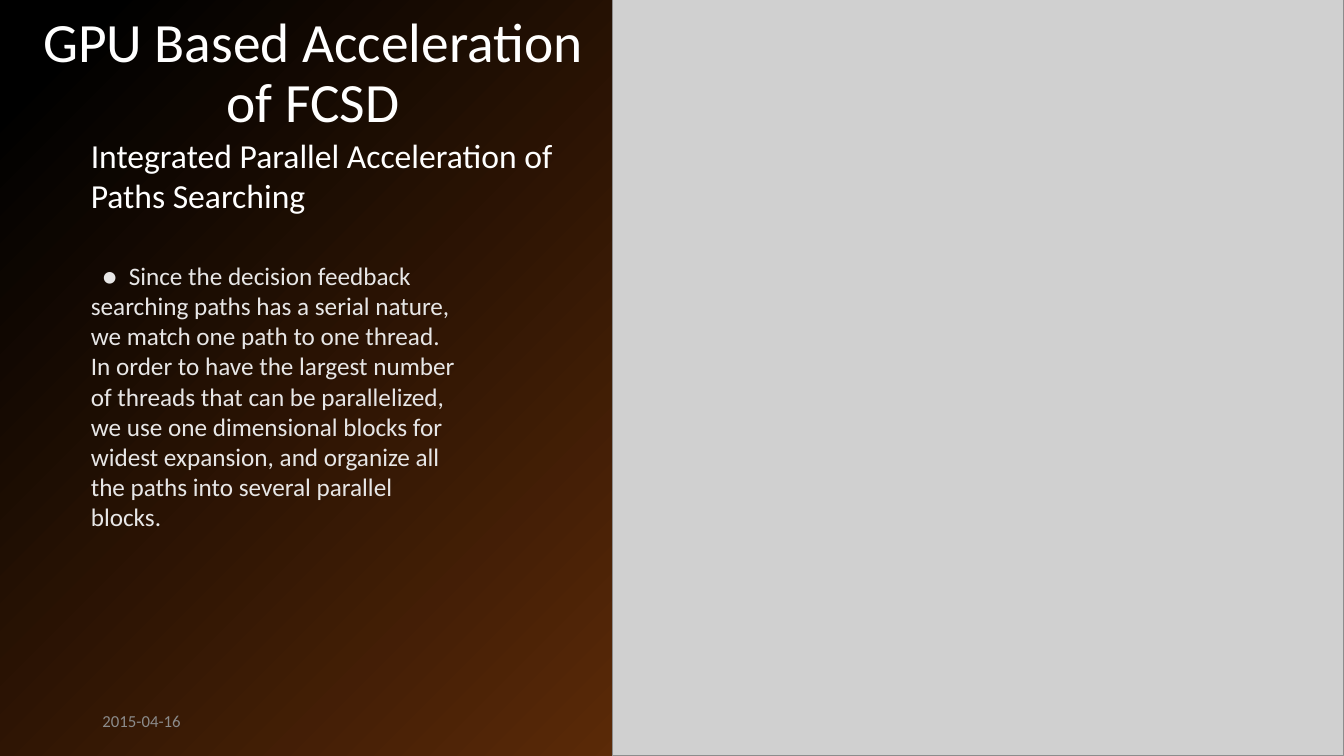
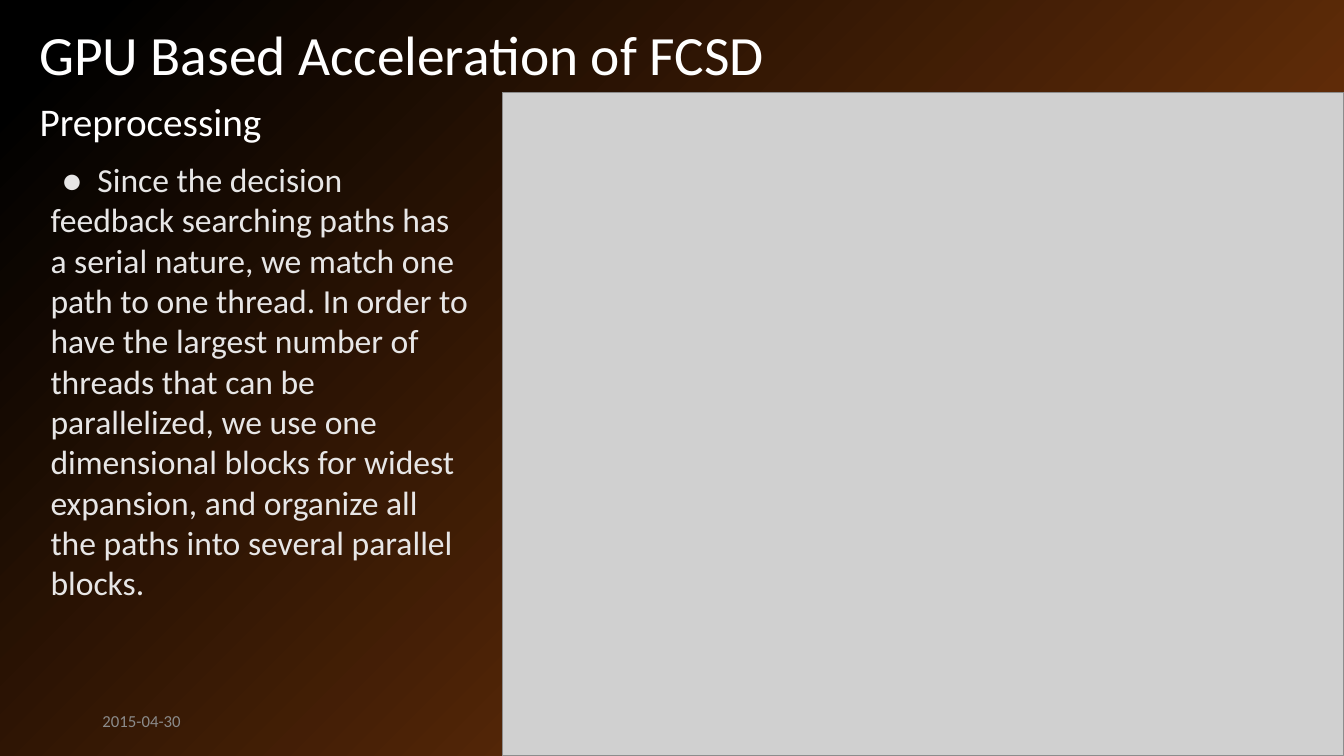
Before and after one commit to john-jiang-ca/Tianpei, a slide deck: slide 15 of FCSD-CUDA project/Presentation/CCECE2015 Presentation Tianpei Chen.pptx. Drawn at 1344x756 pixels with LibreOffice and Linux fonts; fonts in the diff are those of the drawing; grey boxes stand for pictures. Boxes give left, top, right and bottom in pixels: in the first picture for what was removed or moved away, otherwise in the second. Text is boxed around its words. In the diff, an @@ line names an element or a change of style, - is before the commit and + after.

```diff
--- a/FCSD-CUDA project/Presentation/CCECE2015 Presentation Tianpei Chen.pptx
+++ b/FCSD-CUDA project/Presentation/CCECE2015 Presentation Tianpei Chen.pptx
@@ title "GPU Based Acceleration of FCSD" rewrapped from (x1=43, y1=23, x2=582, y2=123) to (x1=39, y1=36, x2=764, y2=76) @@
@@ text added at (x1=40, y1=109, x2=262, y2=143), 28 pt, text #FFFFFF @@
+Preprocessing
@@ picture resized from (x1=612, y1=0, x2=1344, y2=756) to (x1=502, y1=93, x2=1344, y2=756) @@
@@ text removed at (x1=91, y1=144, x2=552, y2=214) @@
-Integrated Parallel Acceleration of Paths Searching
@@ text "● Since the decision feedback ..." moved from (x1=91, y1=267, x2=454, y2=526) to (x1=51, y1=168, x2=468, y2=596) @@
@@ text "● Since the decision feedback ..." at (x1=51, y1=168, x2=468, y2=596): size 18 to 24 pt @@
@@ text at (x1=102, y1=716, x2=180, y2=727): text changed @@
-2015-04-16
+2015-04-30
```
Also in this commit, not shown: 17 other slides changed, 5 slides added, 1 other file.
